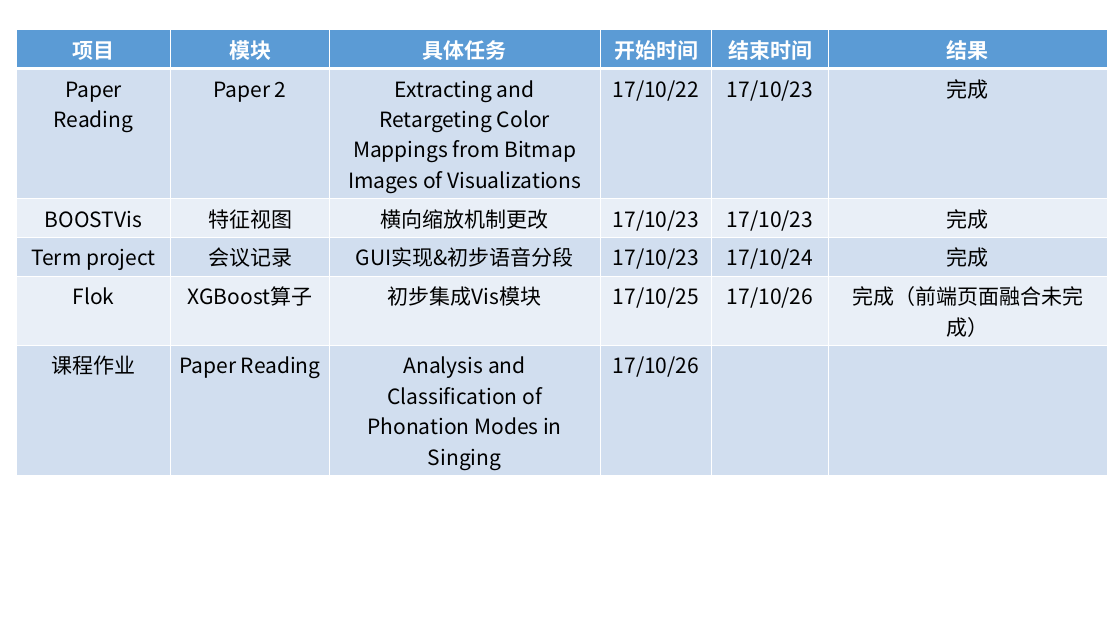
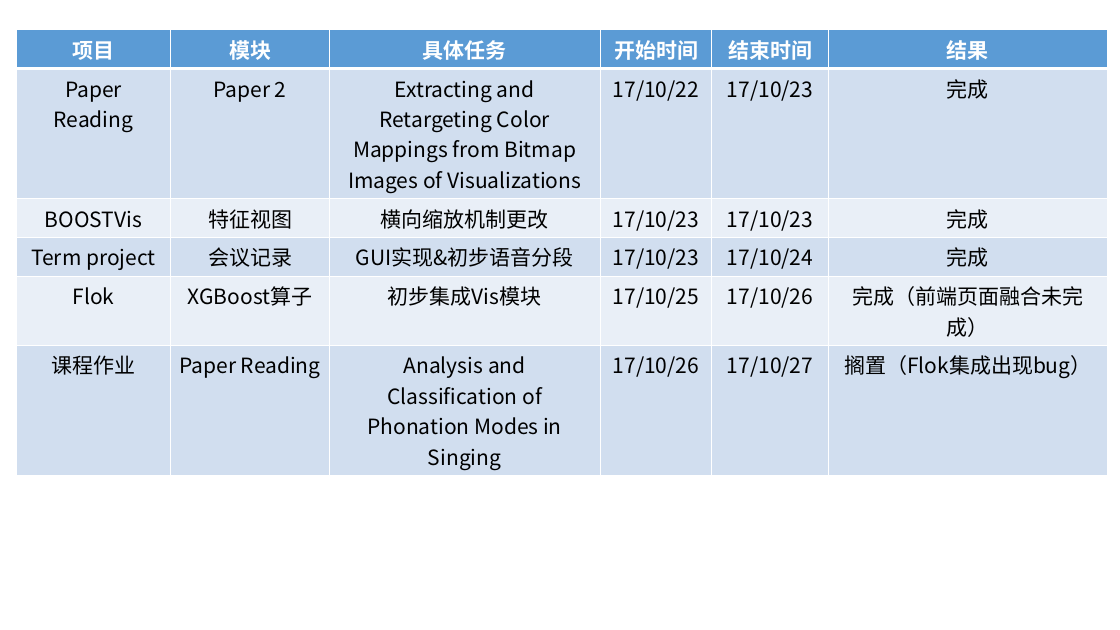
Before and after one commit to Lcorvle/TimeLine, a slide deck: slide 3 of TimeLine.pptx. Drawn at 1120x630 pixels with LibreOffice and Linux fonts; fonts in the diff are those of the drawing. Boxes give left, top, right and bottom in pixels: in the first picture for what was removed or moved away, otherwise in the second. Text is boxed around its words. In the diff, an @@ line names an element or a change of style, - is before the commit and + after.

Commit message:
update

```diff
--- a/TimeLine.pptx
+++ b/TimeLine.pptx
@@ table at (16, 29, 1107, 474) @@
-row 6, column 5: 
+row 6, column 5: 17/10/27
-row 6, column 6: 
+row 6, column 6: 搁置（Flok集成出现bug）
```
Also in this commit, not shown: 1 slide added.
